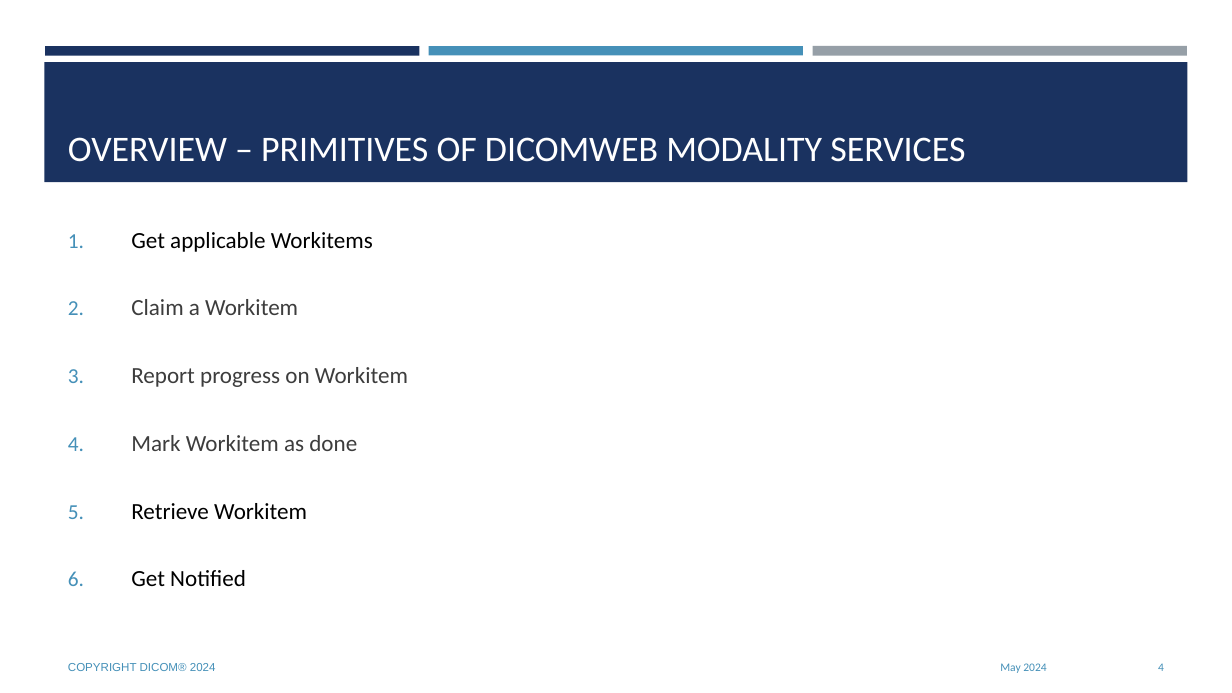
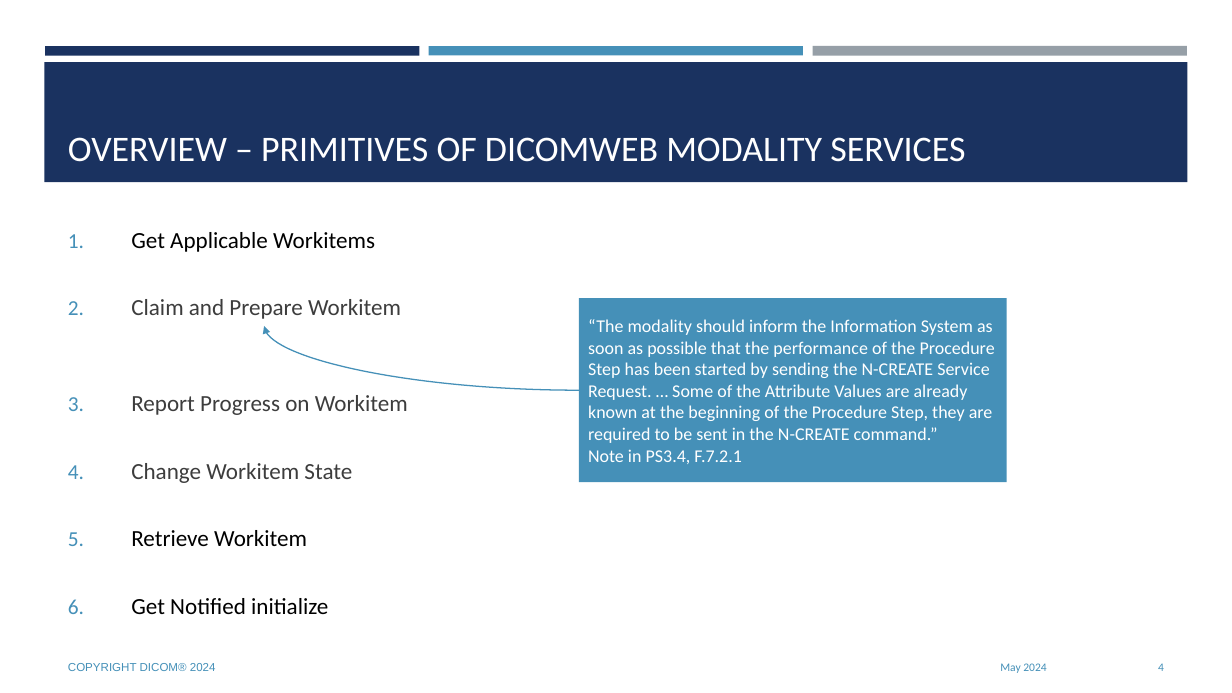
Before and after one commit to krotz-dieter/dicomweb-dmwl-mpps, a slide deck: slide 4 of documents/supNNN_fr_DICOMwebModalityServices.20240531.pptx. Drawn at 1232x693 pixels with LibreOffice and Linux fonts; fonts in the diff are those of the drawing; background and template pictures are left out. Boxes give left, top, right and bottom in pixels: in the first picture for what was removed or moved away, otherwise in the second. Text is boxed around its words. In the diff, an @@ line names an element or a change of style, - is before the commit and + after.

```diff
--- a/documents/supNNN_fr_DICOMwebModalityServices.20240531.pptx
+++ b/documents/supNNN_fr_DICOMwebModalityServices.20240531.pptx
@@ text at (131,232,408,483): text changed @@
-1. Get applicable Workitems
-2. Claim a Workitem
-3. Report progress on Workitem
-4. Mark Workitem as done
+1. Get Applicable Workitems
+2. Claim and Prepare Workitem
+3. Report Progress on Workitem
+4. Change Workitem State
@@ rectangle added at (579,299,1007,482), fill #4590B8, 14 pt, text #FFFFFF @@
+“The modality should inform the Information System as soon as possible that the performance of the Procedure Step has been started by sending the N-CREATE Service Request. … Some of the Attribute Values are already known at the beginning of the Procedure Step, they are required to be sent in the N-CREATE command.”
+Note in PS3.4, F.7.2.1
@@ curved arrow added from (579, 390) to (264, 326), #4590B8 1 pt @@
@@ text at (131,598,328,614): text changed @@
-6. Get Notified
+6. Get Notified initialize
```
Also in this commit, not shown: 9 other slides changed, 1 slide added, 2 slides removed, 3 other files.
